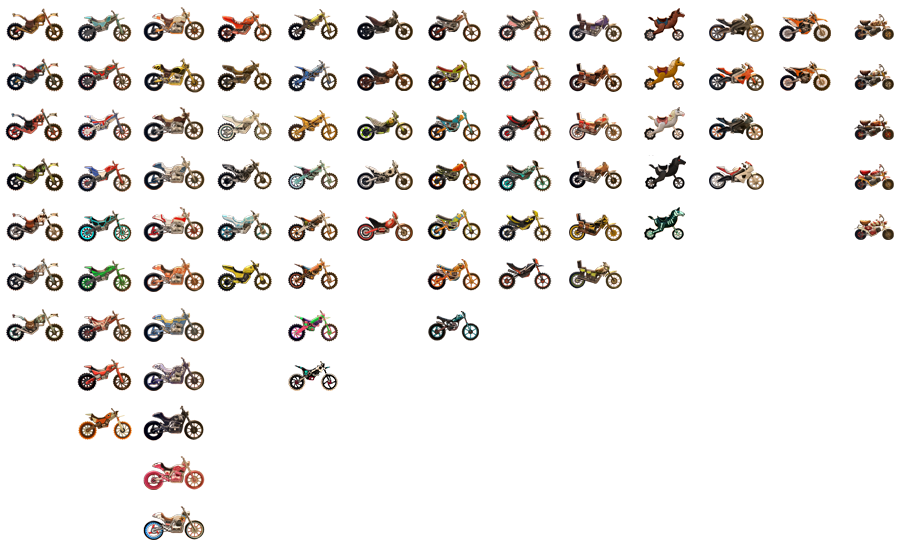
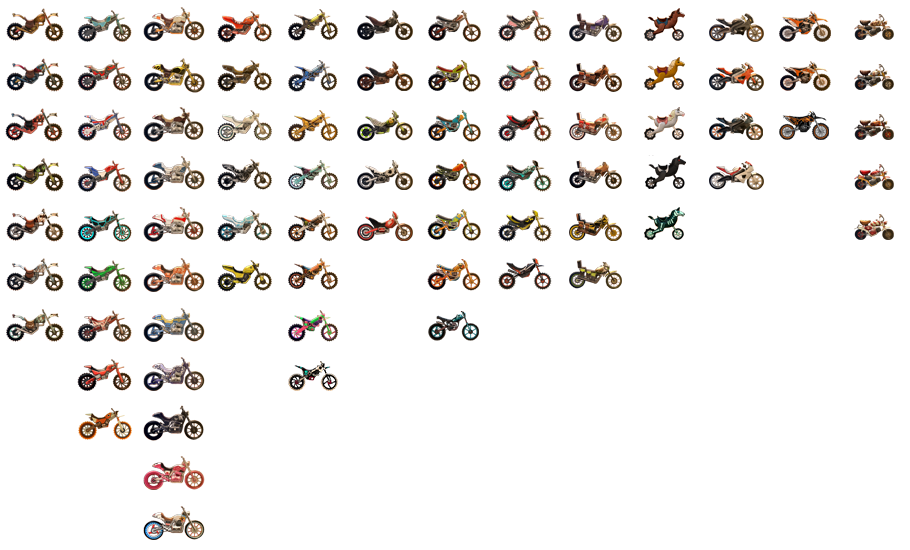
Revision of a layered (910, 550) image; what changed, layer by layer:
added layer "03-neon." in group "ktm" over [779, 111, 829, 140]
